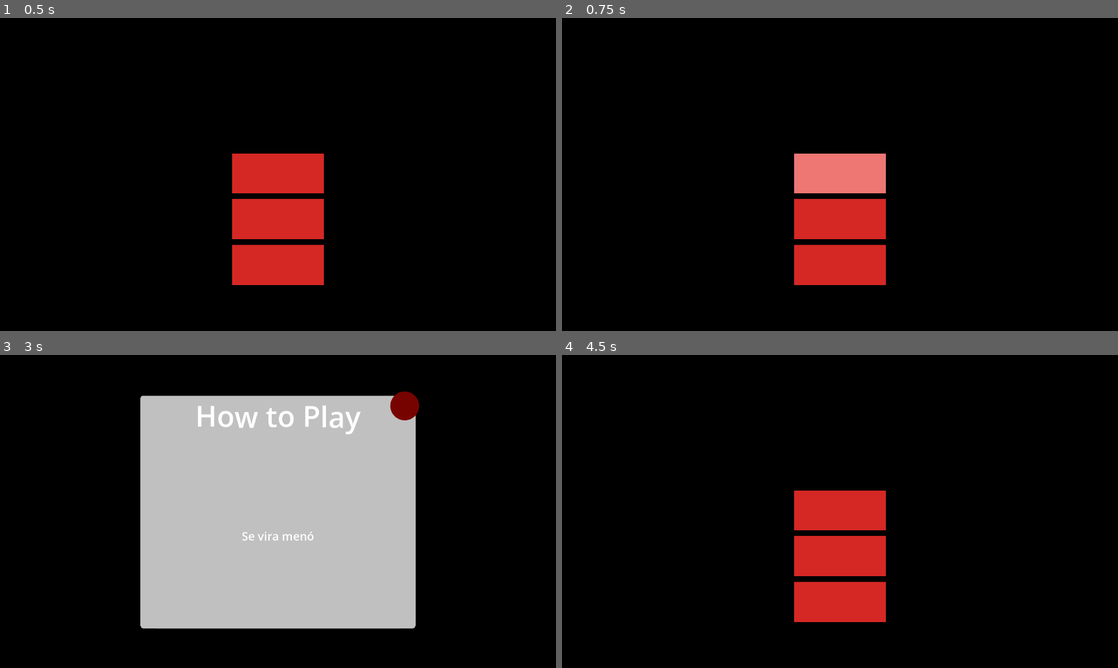
Above: before the commit, frames 1-4 (two rows, left to right).
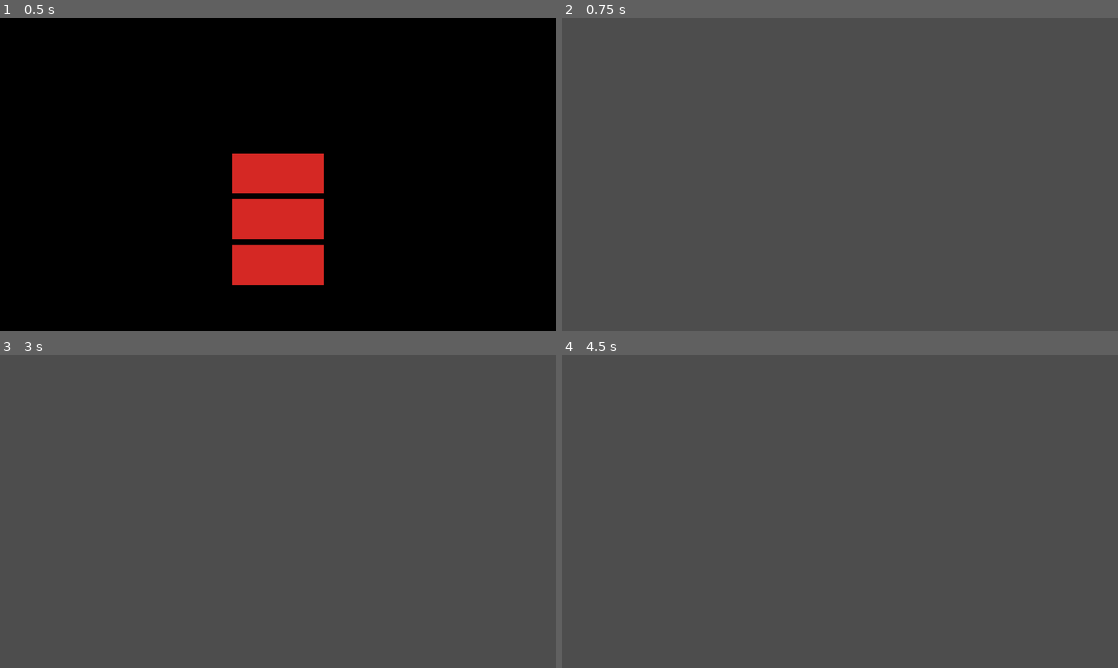
Above: after the commit, the same moments.

Repository: victorian-studios/DJUFF-Gamejam
Game: Godot game, scene res://Menu/Scenes/Menu.tscn
Same seed, same stepped clock (60 frames per second), same inputs: the game is played once before the commit and once after it.
Inputs (mouse positions are in pixels of both pictures, inside the frame that each line leads up to):
- Up to frame 1 (0.5 s): no input
- Up to frame 2 (0.75 s): click (840, 174) at 0.5 s
- Up to frame 3 (3 s): click (278, 511) at 1.27 s; click (278, 511) at 2.02 s; click (278, 555) at 2.77 s
- Up to frame 4 (4.5 s): click (840, 602) at 3.52 s; tap Enter at 4.25 s

Frame 1 is identical in both runs. In frame 2, 100% of the frame differs, in the area x 0-100%, y 0-100%; in frame 3, 100%; in frame 4, 100%.

Commit message:
small change

Diff:
--- a/djuff/Menu/Scripts/menu.gd
+++ b/djuff/Menu/Scripts/menu.gd
@@ -5,7 +5,7 @@
     $Screens/Credits.visible = false
 
 func _on_play_pressed():
-    pass # Replace with function body.
+    get_tree().change_scene_to_file("res://Game/Scenes/MainGame.tscn")
 
 func _on_how_to_play_pressed():
     $Screens/HowToPlay.visible = !($Screens/HowToPlay.visible)
